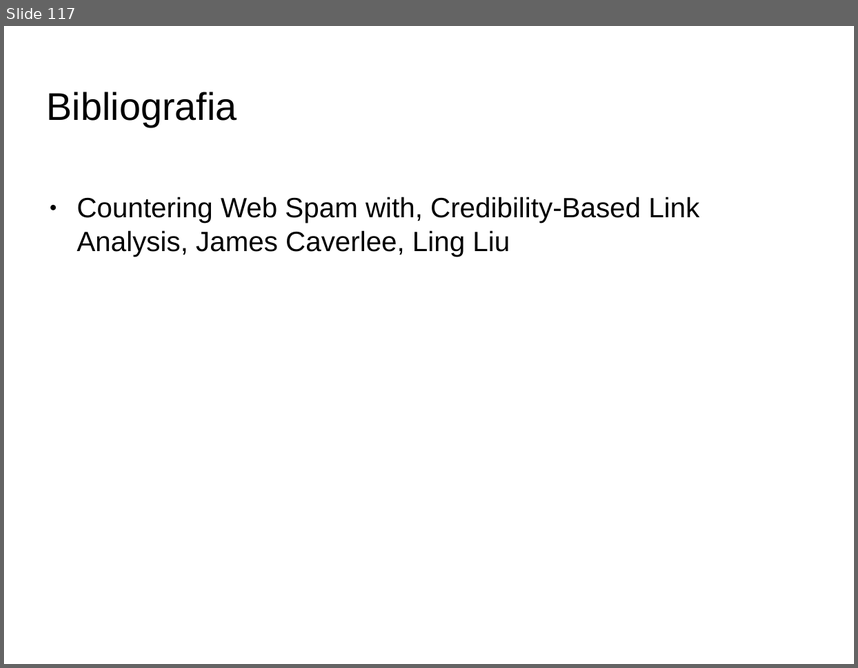
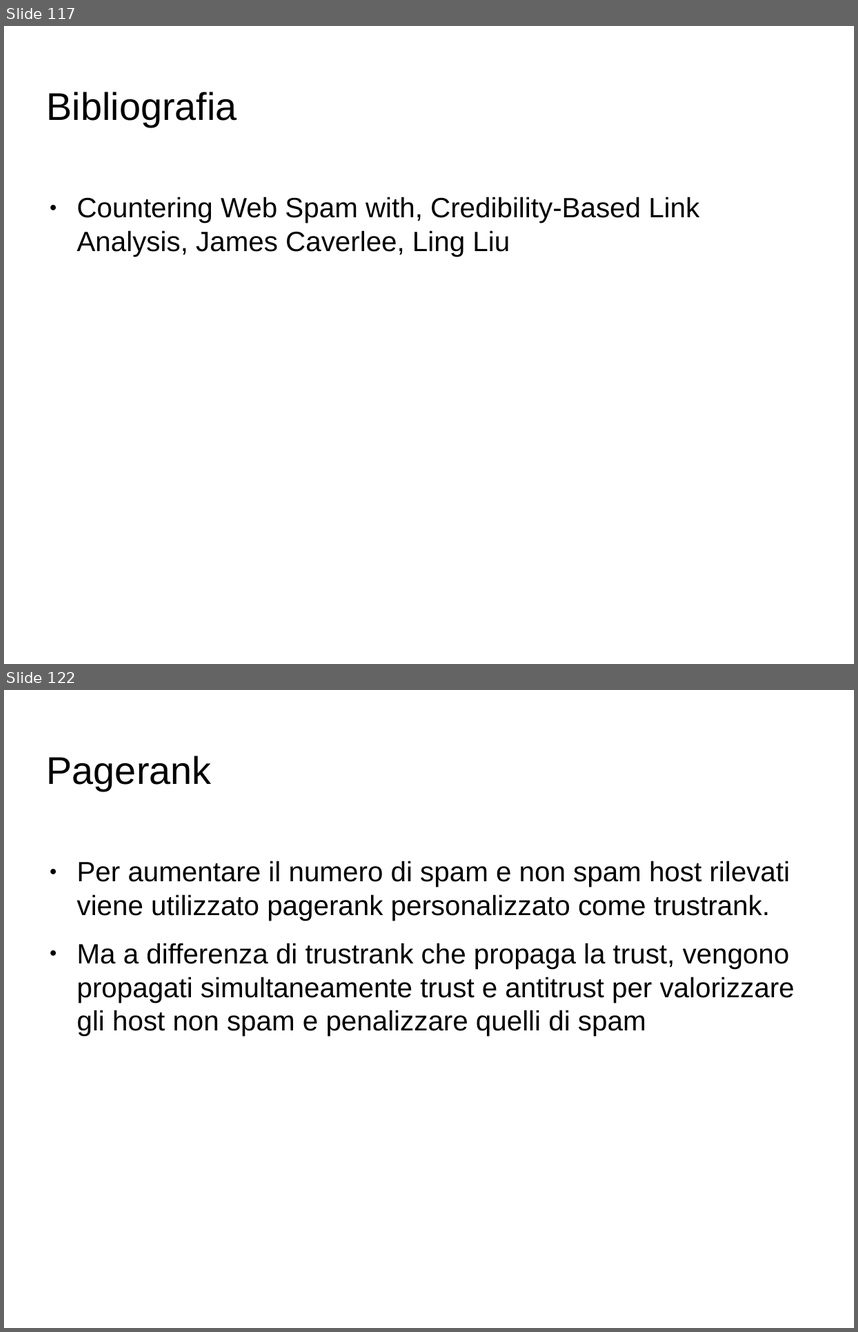
Before and after one commit to Toolanto/presentation, a slide deck: presentazione.odp. Shown one above the other, each under a label of ours: slide 117 before the commit, slides 117 and 122 after it; the slides between them are not shown. The pictures are 858x668 and 858x1332 pixels, drawn with LibreOffice and Linux fonts; fonts in the diff are those of the drawing; background and template pictures are left out. Boxes give left, top, right and bottom in pixels: in the first picture for what was removed or moved away, otherwise in the second. Text is boxed around its words. In the diff, an @@ line names an element or a change of style, - is before the commit and + after.

```diff
--- a/presentazione.odp
+++ b/presentazione.odp
@@ slide 122 added at (4,690,854,1328), background picture (left out) @@
@@ title added at (47,756,212,791), 36 pt, text #000000 @@
+Pagerank
@@ text added at (77,860,795,1036), 26 pt, text #000000 @@
+● Per aumentare il numero di spam e non spam host rilevati viene utilizzato pagerank personalizzato come trustrank.
+● Ma a differenza di trustrank che propaga la trust, vengono propagati simultaneamente trust e antitrust per valorizzare gli host non spam e penalizzare quelli di spam
```
Also in this commit, not shown: 1 slide changed, 7 other slides added.
